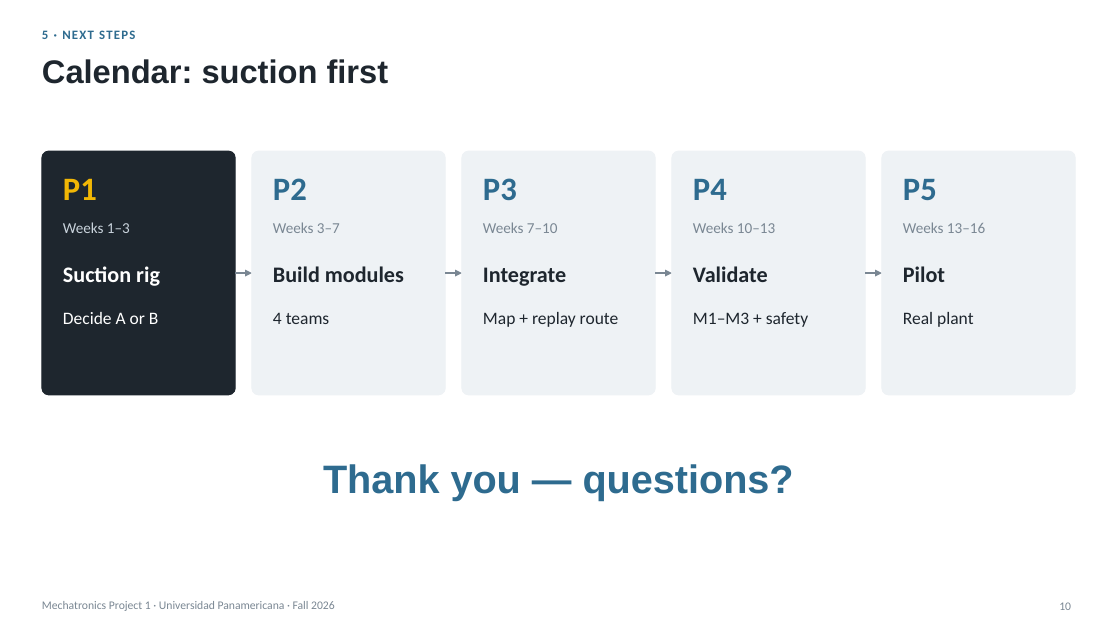
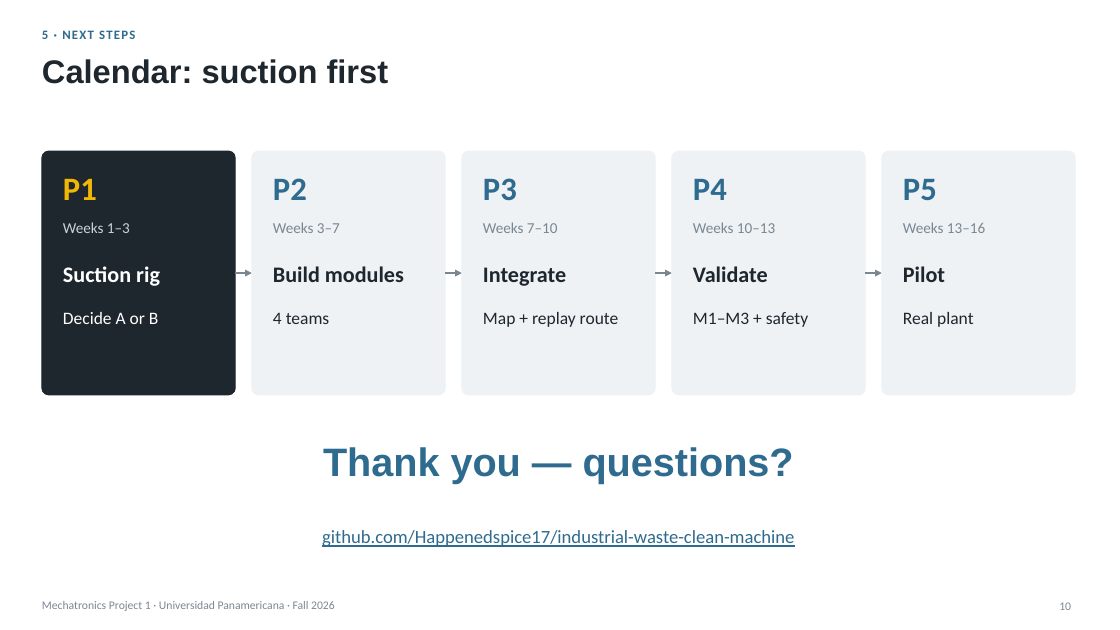
Before and after one commit to Happenedspice17/industrial-waste-clean-machine, a slide deck: slide 10 of docs/semester-1-deliverables/Final_Presentation_Waste_Robot_v2.pptx. Drawn at 1120x630 pixels with LibreOffice and Linux fonts; fonts in the diff are those of the drawing. Boxes give left, top, right and bottom in pixels: in the first picture for what was removed or moved away, otherwise in the second. Text is boxed around its words. In the diff, an @@ line names an element or a change of style, - is before the commit and + after.

```diff
--- a/docs/semester-1-deliverables/Final_Presentation_Waste_Robot_v2.pptx
+++ b/docs/semester-1-deliverables/Final_Presentation_Waste_Robot_v2.pptx
@@ text "Thank you — questions?": place and size @@
-text "Thank you — questions?" at [323, 464, 794, 500]
+text "Thank you — questions?" at [323, 447, 794, 484]
@@ text added at [322, 530, 794, 547], 16 pt, text #2E6B8F, underline @@
+github.com/Happenedspice17/industrial-waste-clean-machine
```
Also in this commit, not shown: 1 other slide changed, 13 other files.
